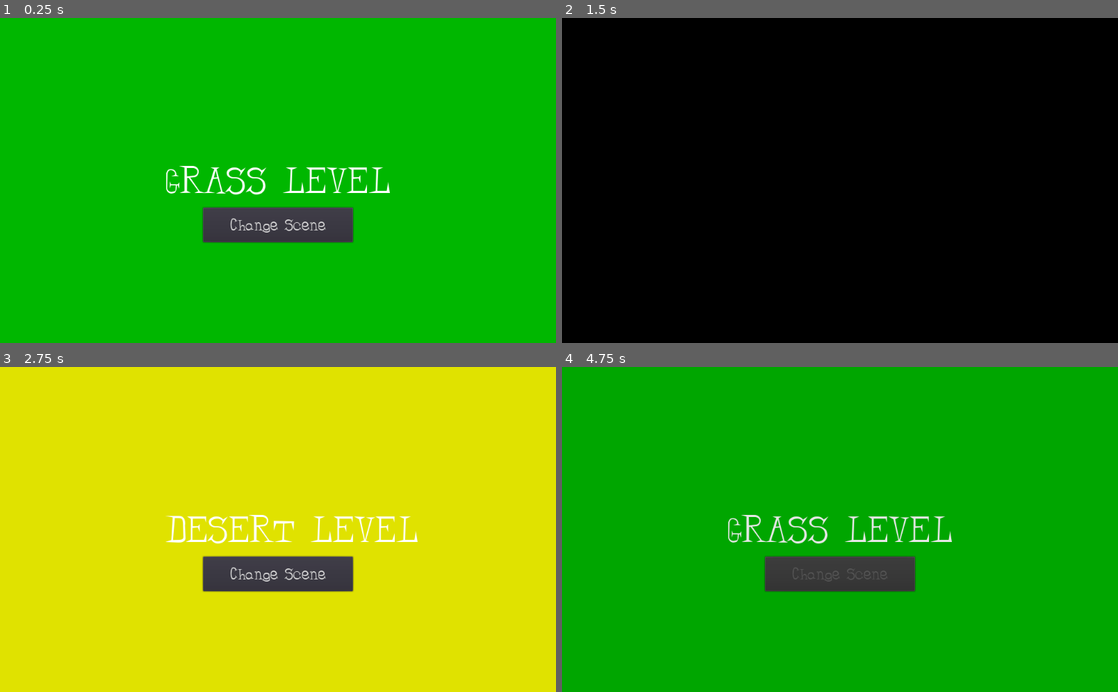
Above: before the commit, frames 1-4 (two rows, left to right).
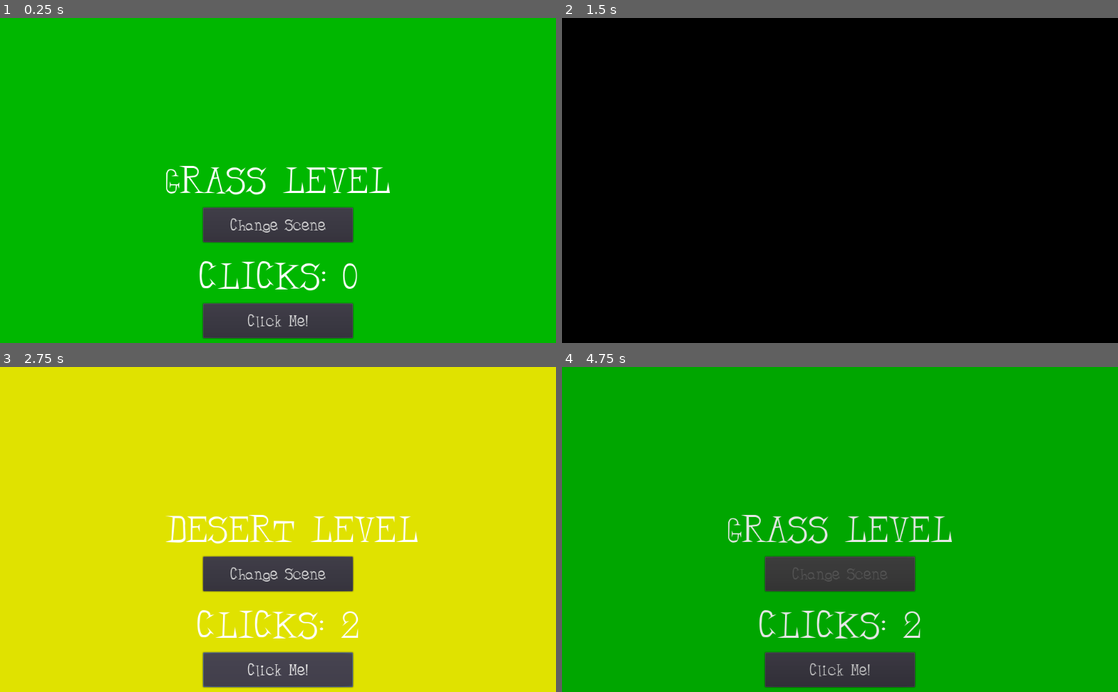
Above: after the commit, the same moments.

Repository: chelosky/godot-projects
Game: Godot game, scene res://Levels/LevelSwitcher.tscn
Two runs of this game, one before a commit and one after it. Both use one fixed random seed, a clock stepped at 60 frames per second and the inputs below. Sound files missing from this copy of the repository are replaced by a short silence.
Inputs (mouse positions are in pixels of both pictures, inside the frame that each line leads up to):
- Up to frame 1 (0.25 s): no input
- Up to frame 2 (1.5 s): click "Change Scene" at 0.5 s; click (840, 320) at 1.25 s, where only the run after the commit has a clickable "Click Me!"
- Up to frame 3 (2.75 s): click (278, 669) at 2 s, where only the run after the commit has a clickable "Click Me!"
- Up to frame 4 (4.75 s): click "Change Scene" at 2.75 s; click (840, 669) at 3.5 s, where only the run after the commit has a clickable "Click Me!"

The runs differ from the first frame. In frame 1, 3.7% of the frame differs, in the area x 35-65%, y 74-99%; in frame 2, nothing differs; in frame 3, 3.7%; in frame 4, 3.7%.

Commit message:
:sparkles: added transfer data between levels

Diff:
--- a/002-Level Switcher/Levels/DessertLevel.tscn
+++ b/002-Level Switcher/Levels/DessertLevel.tscn
@@ -55,4 +55,31 @@
 [node name="LevelLoadedSound" type="AudioStreamPlayer" parent="."]
 stream = ExtResource( 3 )
 
+[node name="Button2" type="Button" parent="."]
+anchor_left = 0.5
+anchor_top = 0.5
+anchor_right = 0.5
+anchor_bottom = 0.5
+margin_left = -138.0
+margin_top = 227.0
+margin_right = 138.0
+margin_bottom = 291.0
+custom_fonts/font = SubResource( 2 )
+text = "Click Me!"
+
+[node name="Label2" type="Label" parent="."]
+anchor_left = 0.5
+anchor_top = 0.5
+anchor_right = 0.5
+anchor_bottom = 0.5
+margin_left = -208.0
+margin_top = 136.0
+margin_right = 208.0
+margin_bottom = 218.0
+custom_fonts/font = SubResource( 1 )
+text = "CLICKS: 0"
+align = 1
+valign = 1
+
 [connection signal="pressed" from="Button" to="." method="_on_Button_pressed"]
+[connection signal="pressed" from="Button2" to="." method="_on_Button2_pressed"]
--- a/002-Level Switcher/Levels/GrassLevel.tscn
+++ b/002-Level Switcher/Levels/GrassLevel.tscn
@@ -49,6 +49,32 @@
 custom_fonts/font = SubResource( 2 )
 text = "Change Scene"
 
+[node name="Label2" type="Label" parent="."]
+anchor_left = 0.5
+anchor_top = 0.5
+anchor_right = 0.5
+anchor_bottom = 0.5
+margin_left = -208.0
+margin_top = 136.0
+margin_right = 208.0
+margin_bottom = 218.0
+custom_fonts/font = SubResource( 1 )
+text = "CLICKS: 0"
+align = 1
+valign = 1
+
+[node name="Button2" type="Button" parent="."]
+anchor_left = 0.5
+anchor_top = 0.5
+anchor_right = 0.5
+anchor_bottom = 0.5
+margin_left = -138.0
+margin_top = 227.0
+margin_right = 138.0
+margin_bottom = 291.0
+custom_fonts/font = SubResource( 2 )
+text = "Click Me!"
+
 [node name="ButtonClickedSound" type="AudioStreamPlayer" parent="."]
 stream = ExtResource( 4 )
 
@@ -56,3 +82,4 @@
 stream = ExtResource( 3 )
 
 [connection signal="pressed" from="Button" to="." method="_on_Button_pressed"]
+[connection signal="pressed" from="Button2" to="." method="_on_Button2_pressed"]
--- a/002-Level Switcher/Levels/Level.gd
+++ b/002-Level Switcher/Levels/Level.gd
@@ -4,8 +4,17 @@
 
 export (String) var level_name = "level"
 
+var level_parameters = {
+	"clicks": 0
+}
+
+func load_level_parameters(new_level_parameters: Dictionary):
+	level_parameters = new_level_parameters
+	$Label2.text = "CLICKS: " + str(level_parameters.clicks)
+
 func _ready():
 	$Button.disabled = true
+	$Button2.disabled = false
 
 func play_loaded_sound():
 	$LevelLoadedSound.play()
@@ -20,3 +29,11 @@
 	$ButtonClickedSound.play()
 	$Button.disabled = true
 	emit_signal("level_changed", level_name)
+
+
+func set_clicks(new_value: int):
+	level_parameters.clicks = new_value
+	$Label2.text = "CLICKS: " + str(level_parameters.clicks)
+
+func _on_Button2_pressed():
+	set_clicks(level_parameters.clicks + 1)
--- a/002-Level Switcher/Levels/LevelSwitcher.gd
+++ b/002-Level Switcher/Levels/LevelSwitcher.gd
@@ -25,6 +25,10 @@
 	add_child(next_level)
 	anim.play('fade_in')
 	next_level.connect("level_changed", self, "handle_level_changed")
+	transfer_data_between_level(current_level, next_level)
+
+func transfer_data_between_level(old_level, new_level):
+	new_level.load_level_parameters(old_level.level_parameters)
 
 func _on_AnimationPlayer_animation_finished(anim_name: String):
 	match anim_name:
